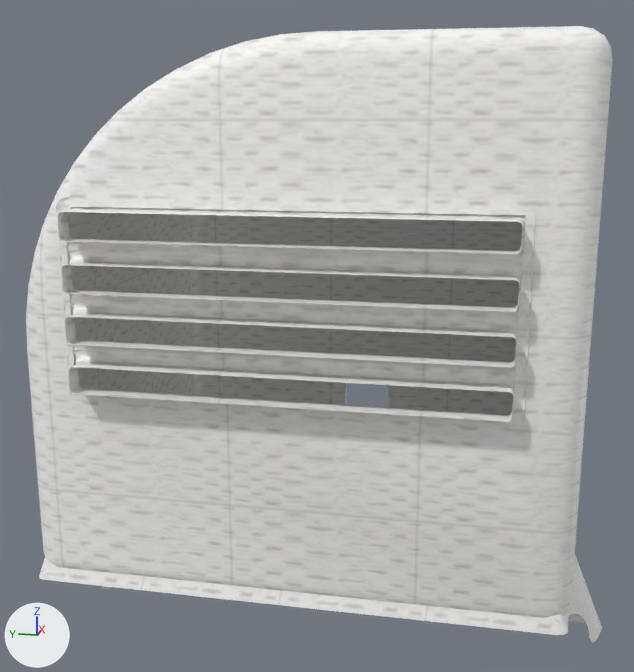
An edit to the FBX model Level_01/Assets/Models/Napkin_Rm.fbx, drawn before and after from the same camera.
Before and after are seen from a camera (50 mm lens) standing at (-1.379, -0.092, 0.24) and looking at (-0.85, 0.013, 0.107). The axes (+X, +Y, +Z) are drawn at lower left. The lights are the same throughout. Where no turn or scale is listed for an object, it has been applied to the vertices.

In view in the first picture: 'P_Napkin_Rm'.
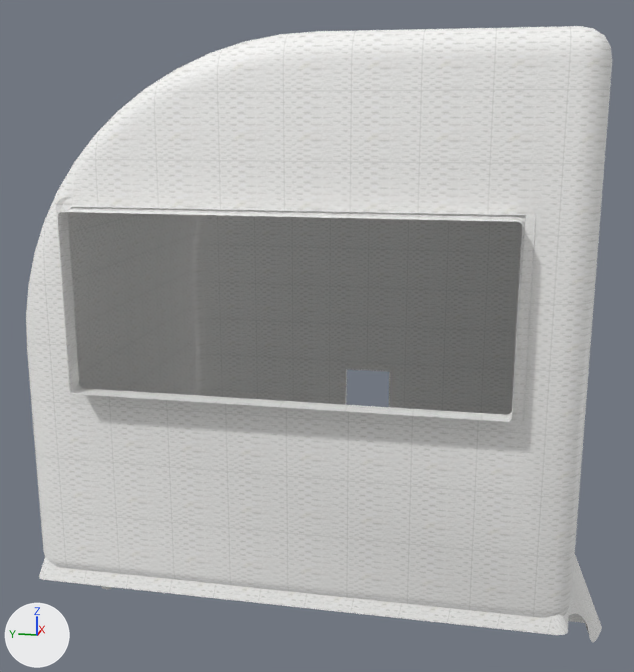
What the commit changed:
me_mesh is used by ob_p_napkin_rm; location (0.0, 0.0, 0.0).
me_mesh had 1106 vertices, 1031 faces and spanned x -0.999..-0.704, y -0.179..0.175, z -0.1..0.278.
me_mesh now has 753 vertices, 731 faces and spans x -0.999..-0.704, y -0.179..0.175, z -0.1..0.278.
me_mesh part 1: 354 vertices removed from x -0.999..-0.987, y -0.11..0.112, z 0.121..0.187; 1 vertex added at x -0.989, y 0.112, z 0.108.
me_mesh part 2: 720 kept faces spanning x -0.999..-0.704, y -0.179..0.175, z -0.1..0.278 get new texture (UV) coordinates.

Where the change shows, as pixel boxes [x1, y1, x2, y2] in the pictures (634 x 672 px):
part 1 of me_mesh, cut back: before [56, 206, 536, 419]
part 2 of me_mesh, surface changed (grey to white): [27, 26, 612, 633] in both
